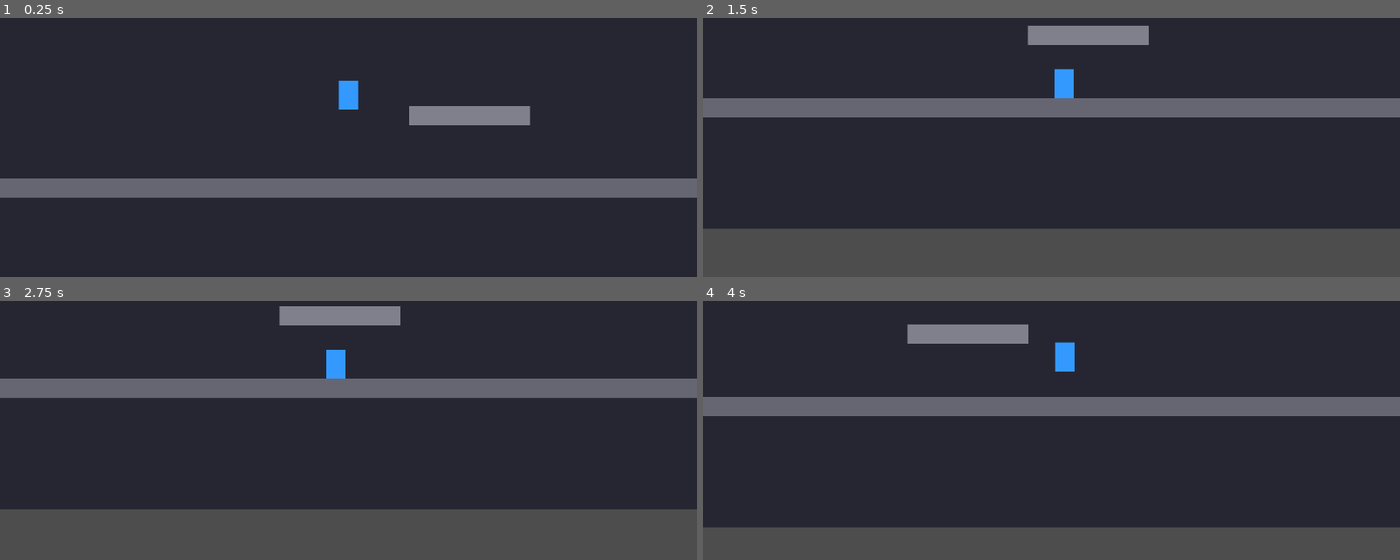
Above: before the commit, frames 1-4 (two rows, left to right).
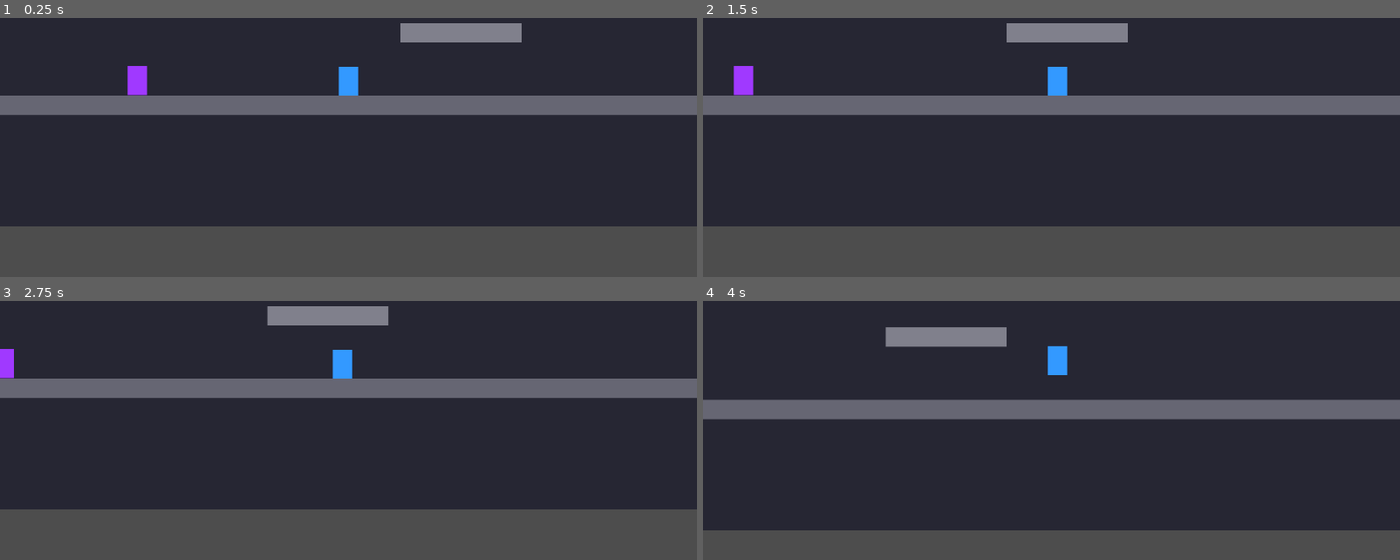
Above: after the commit, the same moments.

Repository: kacperszo/Matching-party
Game: Godot game, scene res://scenes/test_level.tscn
Two runs of this game, one before a commit and one after it. Both use one fixed random seed, a clock stepped at 60 frames per second and the inputs below.
Inputs:
- Up to frame 1 (0.25 s): no input
- Up to frame 2 (1.5 s): hold Right (move_right) from 0.53 s (still down); tap E (interact, bound only after the commit) at 0.6, 1.35 s; tap Space (jump) at 0.77 s
- Up to frame 3 (2.75 s): tap Space (jump) at 1.52 s; release Right (move_right) at 2.03 s; hold Left (move_left) from 2.03 s (still down); tap E (interact, bound only after the commit) at 2.1 s
- Up to frame 4 (4 s): release Left (move_left) at 2.78 s; hold Right (move_right) from 2.78 s (still down); tap E (interact, bound only after the commit) at 2.85, 3.6 s; tap Space (jump) at 3.02, 3.77 s

The runs differ from the first frame. In frame 1, 37% of the frame differs, in the area x 0-100%, y 2-100%; in frame 2, 4.0%; in frame 3, 0.7%; in frame 4, 4.5%.

Commit message:
NPC and interaction  system

Diff:
--- a/project.godot
+++ b/project.godot
@@ -36,3 +36,12 @@
 "events": [Object(InputEventKey,"resource_local_to_scene":false,"resource_name":"","device":-1,"window_id":0,"alt_press …(191 unchanged characters)…
 ]
 }
+interact={
+"deadzone": 0.2,
+"events": [Object(InputEventKey,"resource_local_to_scene":false,"resource_name":"","device":-1,"window_id":0,"alt_pressed":false,"shift_pressed":false,"ctrl_pressed":false,"meta_pressed":false,"pressed":false,"keycode":0,"physical_keycode":69,"key_label":0,"unicode":101,"location":0,"echo":false,"script":null)
+]
+}
+
+[physics]
+
+common/physics_interpolation=true
--- /dev/null
+++ b/scenes/npc.tscn
@@ -0,0 +1,21 @@
+[gd_scene format=3 uid="uid://hgpyh1oca1cd"]
+
+[ext_resource type="Script" uid="uid://dl6ovh6i67jid" path="res://scripts/npc.gd" id="1_nh2m4"]
+
+[sub_resource type="CircleShape2D" id="CircleShape2D_abqhh"]
+radius = 47.0
+
+[node name="NPC" type="Area2D" unique_id=1055926722]
+script = ExtResource("1_nh2m4")
+hidden_value = 7
+prompt_text = "Talk"
+
+[node name="InteractionRange" type="CollisionShape2D" parent="." unique_id=1819764416]
+shape = SubResource("CircleShape2D_abqhh")
+
+[node name="ColorRect" type="ColorRect" parent="." unique_id=548627754]
+offset_left = -16.0
+offset_top = -32.0
+offset_right = 16.0
+offset_bottom = 16.0
+color = Color(0.627451, 0.22352941, 1, 1)
--- a/scenes/test_level.tscn
+++ b/scenes/test_level.tscn
@@ -1,6 +1,7 @@
 [gd_scene format=3 uid="uid://crk33t2kvalrs"]
 
 [ext_resource type="PackedScene" uid="uid://player" path="res://scenes/player.tscn" id="1_player"]
+[ext_resource type="PackedScene" uid="uid://hgpyh1oca1cd" path="res://scenes/npc.tscn" id="2_paw1w"]
 
 [sub_resource type="RectangleShape2D" id="RectangleShape2D_floor"]
 size = Vector2(2000, 32)
@@ -18,7 +19,7 @@
 color = Color(0.15, 0.15, 0.2, 1)
 
 [node name="Player" parent="." unique_id=1857081638 instance=ExtResource("1_player")]
-position = Vector2(300, 300)
+position = Vector2(314, 458)
 
 [node name="Floor" type="StaticBody2D" parent="." unique_id=1844053799]
 position = Vector2(500, 500)
@@ -45,3 +46,6 @@
 offset_right = 100.0
 offset_bottom = 16.0
 color = Color(0.5, 0.5, 0.55, 1)
+
+[node name="NPC" parent="." unique_id=1055926722 instance=ExtResource("2_paw1w")]
+position = Vector2(-35, 467)
--- /dev/null
+++ b/scripts/interactable.gd
@@ -0,0 +1,27 @@
+class_name Interactable
+extends Area2D
+
+@export var prompt_text: String = "Interact"
+
+var _prompt_label: Label
+
+func _ready() -> void:
+	collision_layer = 2
+	collision_mask = 0
+	_prompt_label = Label.new()
+	_prompt_label.horizontal_alignment = HORIZONTAL_ALIGNMENT_CENTER
+	_prompt_label.add_theme_font_size_override("font_size", 14)
+	add_child(_prompt_label)
+	_prompt_label.hide()
+
+func show_prompt() -> void:
+	_prompt_label.text = "[E] " + prompt_text
+	_prompt_label.position = Vector2(-_prompt_label.size.x / 2.0, -80)
+	_prompt_label.show()
+
+func hide_prompt() -> void:
+	_prompt_label.hide()
+
+## Override in subclasses to define interaction behaviour
+func interact(_interactor: Node) -> void:
+	pass
--- /dev/null
+++ b/scripts/npc.gd
@@ -0,0 +1,82 @@
+class_name NPC
+extends Interactable
+
+signal patience_changed(new_patience: float, max_patience: float)
+signal patience_depleted
+signal number_revealed(number: int)
+signal answer_refused
+
+## Number hidden from the player — revealed only when asked
+@export var hidden_value: int = 0
+
+## Total patience pool; each interaction costs patience_per_ask
+@export var max_patience: float = 5.0
+@export var patience_per_ask: float = 1.0
+
+## How fast patience drains per second while the NPC is following the player
+@export var follow_drain_rate: float = 0.1
+
+var patience: float
+var is_following: bool = false
+
+var _follow_target: Node2D = null
+
+
+func _ready() -> void:
+	prompt_text = "Talk"
+	patience = max_patience
+	super._ready()
+
+
+func _process(delta: float) -> void:
+	if is_following and _follow_target != null:
+		_tick_follow(delta)
+
+
+# Called when the player presses interact while in range
+func interact(_interactor: Node) -> void:
+	var n := ask_number()
+	if n != -1:
+		print("NPC mówi: mój numer to ", n)
+	else:
+		print("NPC ignoruje cię.")
+
+
+# Returns the hidden value and costs patience.
+# Returns -1 and emits answer_refused when patience is depleted.
+func ask_number() -> int:
+	if patience <= 0.0:
+		answer_refused.emit()
+		return -1
+
+	_decrease_patience(patience_per_ask)
+	number_revealed.emit(hidden_value)
+	return hidden_value
+
+
+func ask_to_follow(target: Node2D) -> void:
+	is_following = true
+	_follow_target = target
+
+
+func stop_following() -> void:
+	is_following = false
+	_follow_target = null
+
+
+func restore_patience(amount: float) -> void:
+	patience = minf(patience + amount, max_patience)
+	patience_changed.emit(patience, max_patience)
+
+
+func _decrease_patience(amount: float) -> void:
+	patience = maxf(patience - amount, 0.0)
+	patience_changed.emit(patience, max_patience)
+	if patience <= 0.0:
+		patience_depleted.emit()
+
+
+func _tick_follow(delta: float) -> void:
+	_decrease_patience(follow_drain_rate * delta)
+	# Placeholder — movement will be implemented with CharacterBody2D refactor
+	global_position = global_position.lerp(_follow_target.global_position + Vector2(40, 0), delta * 3.0)
--- a/scripts/player.gd
+++ b/scripts/player.gd
@@ -16,9 +16,31 @@
 ## Jump buffer — how early before landing a jump input is accepted
 @export var jump_buffer_time: float = 0.12
 
+## Radius in pixels within which interactables are detected
+@export var interaction_radius: float = 60.0
+
 var _coyote_timer: float = 0.0
 var _jump_buffer_timer: float = 0.0
 var _was_on_floor: bool = false
+var _current_interactable: Interactable = null
+
+
+func _ready() -> void:
+	_setup_interaction_area()
+
+
+func _setup_interaction_area() -> void:
+	var area := Area2D.new()
+	area.collision_layer = 0
+	area.collision_mask = 2
+	var shape := CollisionShape2D.new()
+	var circle := CircleShape2D.new()
+	circle.radius = interaction_radius
+	shape.shape = circle
+	area.add_child(shape)
+	add_child(area)
+	area.area_entered.connect(_on_interactable_entered)
+	area.area_exited.connect(_on_interactable_exited)
 
 
 func _physics_process(delta: float) -> void:
@@ -26,8 +48,26 @@
 	_update_timers(delta)
 	_handle_jump()
 	_handle_horizontal(delta)
+	_handle_interact()
 	move_and_slide()
 	_was_on_floor = is_on_floor()
+
+
+func _handle_interact() -> void:
+	if Input.is_action_just_pressed("interact") and _current_interactable != null:
+		_current_interactable.interact(self)
+
+
+func _on_interactable_entered(area: Area2D) -> void:
+	if area is Interactable:
+		_current_interactable = area as Interactable
+		_current_interactable.show_prompt()
+
+
+func _on_interactable_exited(area: Area2D) -> void:
+	if area == _current_interactable:
+		_current_interactable.hide_prompt()
+		_current_interactable = null
 
 
 func _apply_gravity(delta: float) -> void:
Not shown, added: scripts/interactable.gd.uid
Not shown, added: scripts/npc.gd.uid
